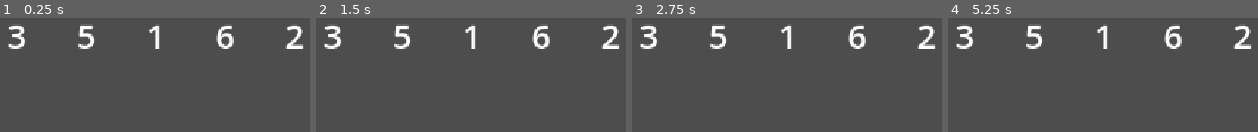
Above: before the commit, frames 1-4 (left to right).
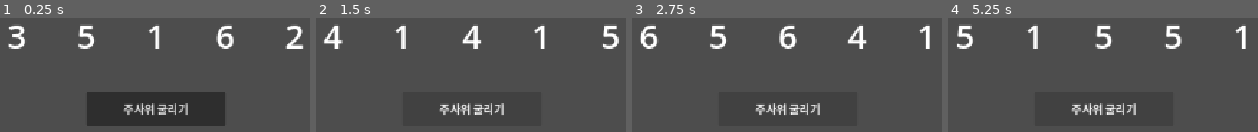
Above: after the commit, the same moments.

Repository: gyutaeng/yacht-dice
Game: Godot game, scene res://scenes/Main.tscn
The game is run twice, just before and just after one commit, with the same random seed, the same clock (stepped at 60 frames per second) and the same inputs.
Inputs (mouse positions are in pixels of both pictures, inside the frame that each line leads up to):
- Up to frame 1 (0.25 s): no input
- Up to frame 2 (1.5 s): click (471, 109) at 0.5 s, where only the run after the commit has a clickable "주사위 굴리기"; click (471, 109) at 1.25 s, where only the run after the commit has a clickable "주사위 굴리기"
- Up to frame 3 (2.75 s): click (787, 109) at 2 s, where only the run after the commit has a clickable "주사위 굴리기"
- Up to frame 4 (5.25 s): tap Enter at 2.75, 4.25 s; tap Space at 3.5, 5 s

The runs differ from the first frame. In frame 1, 13% of the frame differs, in the area x 28-73%, y 64-95%; in frame 2, 4.6%; in frame 3, 3.8%; in frame 4, 3.8%.

Commit message:
주사위 굴리기 버튼 및 로직 추가

Diff:
--- /dev/null
+++ b/scenes/Main.gd
@@ -0,0 +1,17 @@
+extends Node2D
+
+var dice_results: Array[int] = [1, 1, 1, 1, 1]
+
+@onready var dice_labels: Array[Label] = [$Dice1, $Dice2, $Dice3, $Dice4, $Dice5]
+@onready var roll_button: Button = $RollButton
+
+
+func _ready() -> void:
+	roll_button.pressed.connect(_on_roll_button_pressed)
+
+
+func _on_roll_button_pressed() -> void:
+	for i in dice_labels.size():
+		var value := randi_range(1, 6)
+		dice_results[i] = value
+		dice_labels[i].text = str(value)
--- a/scenes/Main.tscn
+++ b/scenes/Main.tscn
@@ -1,6 +1,9 @@
-[gd_scene format=3]
+[gd_scene load_steps=2 format=3]
+
+[ext_resource type="Script" path="res://scenes/Main.gd" id="1_script"]
 
 [node name="Main" type="Node2D"]
+script = ExtResource("1_script")
 
 [node name="Dice1" type="Label" parent="."]
 offset_left = 336.0
@@ -51,3 +54,10 @@
 horizontal_alignment = 1
 vertical_alignment = 1
 text = "2"
+
+[node name="RollButton" type="Button" parent="."]
+offset_left = 476.0
+offset_top = 420.0
+offset_right = 676.0
+offset_bottom = 470.0
+text = "주사위 굴리기"
Not shown, added: scenes/Main.gd.uid
